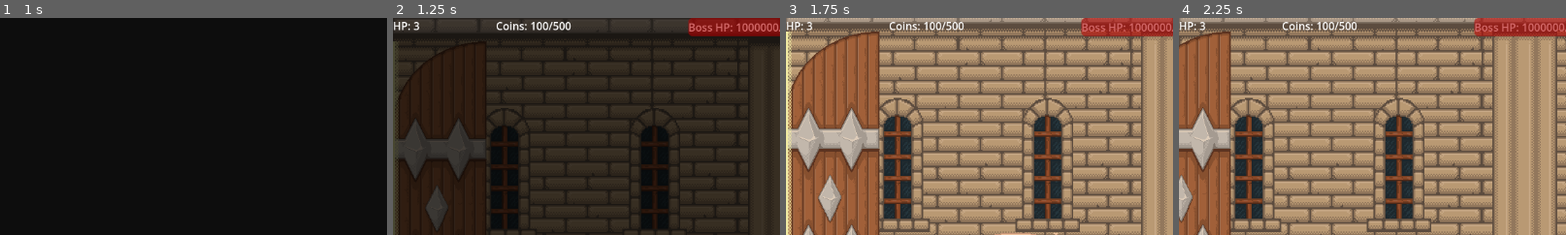
Above: before the commit, frames 1-4 (left to right).
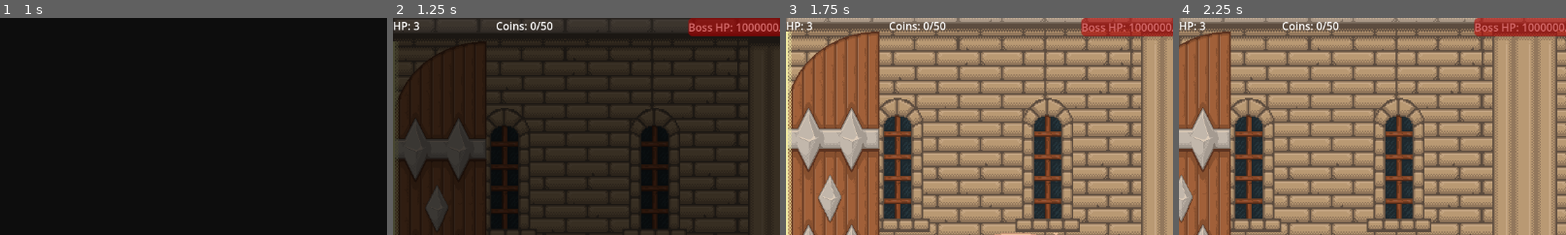
Above: after the commit, the same moments.

Repository: Rabbidking/Game-Develop-Month
Game: Godot game, scene res://Scenes/main.tscn
The game is run twice, just before and just after one commit, with the same random seed, the same clock (stepped at 60 frames per second) and the same inputs.
Inputs:
- Up to frame 1 (1 s): click "Play" at 0.5 s
- Up to frame 2 (1.25 s): no input
- Up to frame 3 (1.75 s): tap Enter (ui_accept) at 1.25 s; hold Right (ui_right) from 1.28 s (still down); tap X (smack) at 1.35 s; tap Space (jump) at 1.52 s
- Up to frame 4 (2.25 s): keep holding Right (ui_right); tap Z (throw_coin) at 2.1 s
The pictures show only the part of the screen within x 0-50%, y 0-50%; the shares and areas given below are measured in that part.

Frame 1 is identical in both runs. In frame 2, 0.3% of the frame differs, in the area x 35-47%, y 1-6%; in frame 3, 0.3%; in frame 4, 0.3%.

Commit message:
Scene edits

Diff:
--- a/Scenes/Characters/Enemies/red_whisker.tscn
+++ b/Scenes/Characters/Enemies/red_whisker.tscn
@@ -120,6 +120,8 @@
 collision_layer = 4
 collision_mask = 8
 script = ExtResource("1_phia7")
+health = 20
+speed = 250
 metadata/_edit_group_ = true
 
 [node name="AnimatedSprite2D" type="AnimatedSprite2D" parent="."]
--- a/Scenes/Levels/cliffs.tscn
+++ b/Scenes/Levels/cliffs.tscn
@@ -58,6 +58,9 @@
 [ext_resource type="PackedScene" uid="uid://cjr20a87uqjrh" path="res://Scenes/Characters/Enemies/chick.tscn" id="55_78fhq"]
 [ext_resource type="PackedScene" uid="uid://bbso357r141vk" path="res://Scenes/Characters/Enemies/dino_brute.tscn" id="56_budqq"]
 [ext_resource type="PackedScene" uid="uid://dkal0vu5er4bo" path="res://Scenes/Characters/Enemies/red_whisker.tscn" id="57_4f17s"]
+[ext_resource type="PackedScene" uid="uid://k1xykyv02jvh" path="res://Scenes/Characters/Enemies/rockpillar.tscn" id="59_d4y3v"]
+[ext_resource type="PackedScene" uid="uid://ey2aogsdwxgm" path="res://Scenes/Characters/Enemies/fly.tscn" id="60_diw66"]
+[ext_resource type="PackedScene" uid="uid://cfelg8ctaafsq" path="res://Scenes/Characters/Enemies/slime.tscn" id="61_4ybgq"]
 
 [sub_resource type="TileSetAtlasSource" id="TileSetAtlasSource_gtwnb"]
 texture = ExtResource("7_8aysi")
@@ -1248,7 +1251,6 @@
 [node name="Music" type="AudioStreamPlayer2D" parent="."]
 stream = ExtResource("49_qioq7")
 autoplay = true
-stream_paused = true
 
 [node name="PlayerSpawn" type="Node2D" parent="."]
 position = Vector2(66, 2626)
@@ -1308,3 +1310,42 @@
 
 [node name="Red Whisker" parent="Enemies" instance=ExtResource("57_4f17s")]
 position = Vector2(3849, 2673)
+
+[node name="Rockpillar" parent="Enemies" instance=ExtResource("59_d4y3v")]
+position = Vector2(7320, 2095)
+
+[node name="Fly" parent="Enemies" instance=ExtResource("60_diw66")]
+position = Vector2(7321, 2676)
+
+[node name="Fly2" parent="Enemies" instance=ExtResource("60_diw66")]
+position = Vector2(8615, 2681)
+
+[node name="Fly3" parent="Enemies" instance=ExtResource("60_diw66")]
+position = Vector2(5463, 1923)
+
+[node name="Red Whisker2" parent="Enemies" instance=ExtResource("57_4f17s")]
+position = Vector2(6900, 1775)
+
+[node name="DinoBrute2" parent="Enemies" instance=ExtResource("56_budqq")]
+position = Vector2(5573, 2289)
+
+[node name="Chick4" parent="Enemies" instance=ExtResource("55_78fhq")]
+position = Vector2(2273, 2449)
+
+[node name="Slime" parent="Enemies" instance=ExtResource("61_4ybgq")]
+position = Vector2(2477, 2459)
+
+[node name="Slime2" parent="Enemies" instance=ExtResource("61_4ybgq")]
+position = Vector2(3761, 2326)
+
+[node name="Slime3" parent="Enemies" instance=ExtResource("61_4ybgq")]
+position = Vector2(5044, 1942)
+
+[node name="Slime4" parent="Enemies" instance=ExtResource("61_4ybgq")]
+position = Vector2(6447, 1546)
+
+[node name="Slime5" parent="Enemies" instance=ExtResource("61_4ybgq")]
+position = Vector2(7249, 1681)
+
+[node name="Slime6" parent="Enemies" instance=ExtResource("61_4ybgq")]
+position = Vector2(7734, 1684)
--- a/Scenes/Levels/plains.tscn
+++ b/Scenes/Levels/plains.tscn
@@ -55,6 +55,10 @@
 [ext_resource type="PackedScene" uid="uid://cb30r1baciypu" path="res://Scenes/UI/UI.tscn" id="53_02lpc"]
 [ext_resource type="PackedScene" uid="uid://dkal0vu5er4bo" path="res://Scenes/Characters/Enemies/red_whisker.tscn" id="54_rc88j"]
 [ext_resource type="PackedScene" uid="uid://cld8nqeluhskp" path="res://Scenes/Objects/level_exit.tscn" id="55_d2bbn"]
+[ext_resource type="PackedScene" uid="uid://cjr20a87uqjrh" path="res://Scenes/Characters/Enemies/chick.tscn" id="56_j7lch"]
+[ext_resource type="PackedScene" uid="uid://ey2aogsdwxgm" path="res://Scenes/Characters/Enemies/fly.tscn" id="57_2qdcw"]
+[ext_resource type="PackedScene" uid="uid://bbso357r141vk" path="res://Scenes/Characters/Enemies/dino_brute.tscn" id="58_r75xa"]
+[ext_resource type="PackedScene" uid="uid://cfelg8ctaafsq" path="res://Scenes/Characters/Enemies/slime.tscn" id="59_cnei2"]
 
 [sub_resource type="TileSetAtlasSource" id="TileSetAtlasSource_gtwnb"]
 texture = ExtResource("2_h2xsu")
@@ -1346,6 +1350,45 @@
 [node name="Red Whisker" parent="Enemies" instance=ExtResource("54_rc88j")]
 position = Vector2(1035, 2679)
 
+[node name="Red Whisker2" parent="Enemies" instance=ExtResource("54_rc88j")]
+position = Vector2(4390, 2671)
+
+[node name="Red Whisker3" parent="Enemies" instance=ExtResource("54_rc88j")]
+position = Vector2(6988, 2671)
+
+[node name="Chick" parent="Enemies" instance=ExtResource("56_j7lch")]
+position = Vector2(3407, 2583)
+
+[node name="Fly" parent="Enemies" instance=ExtResource("57_2qdcw")]
+position = Vector2(4456, 2393)
+
+[node name="Fly2" parent="Enemies" instance=ExtResource("57_2qdcw")]
+position = Vector2(6235, 2312)
+
+[node name="Fly3" parent="Enemies" instance=ExtResource("57_2qdcw")]
+position = Vector2(7256, 2493)
+
+[node name="Fly4" parent="Enemies" instance=ExtResource("57_2qdcw")]
+position = Vector2(7294, 2154)
+
+[node name="DinoBrute" parent="Enemies" instance=ExtResource("58_r75xa")]
+position = Vector2(7934, 2652)
+
+[node name="DinoBrute2" parent="Enemies" instance=ExtResource("58_r75xa")]
+position = Vector2(8774, 2417)
+
+[node name="DinoBrute3" parent="Enemies" instance=ExtResource("58_r75xa")]
+position = Vector2(9391, 2544)
+
+[node name="Slime" parent="Enemies" instance=ExtResource("59_cnei2")]
+position = Vector2(9907, 2580)
+
+[node name="Slime2" parent="Enemies" instance=ExtResource("59_cnei2")]
+position = Vector2(10023, 2579)
+
+[node name="Slime3" parent="Enemies" instance=ExtResource("59_cnei2")]
+position = Vector2(10144, 2581)
+
 [node name="Camera2D" type="Camera2D" parent="."]
 position = Vector2(82, 2612)
 scale = Vector2(2, 2)
--- a/Scenes/Levels/town.tscn
+++ b/Scenes/Levels/town.tscn
@@ -1077,6 +1077,30 @@
 [node name="Coin70" parent="Coins" instance=ExtResource("31_43cw3")]
 position = Vector2(415, 257)
 
+[node name="Coin71" parent="Coins" instance=ExtResource("31_43cw3")]
+position = Vector2(-7166, 1020)
+
+[node name="Coin72" parent="Coins" instance=ExtResource("31_43cw3")]
+position = Vector2(-7112, 1020)
+
+[node name="Coin73" parent="Coins" instance=ExtResource("31_43cw3")]
+position = Vector2(-7053, 1020)
+
+[node name="Coin74" parent="Coins" instance=ExtResource("31_43cw3")]
+position = Vector2(-6999, 1020)
+
+[node name="Coin75" parent="Coins" instance=ExtResource("31_43cw3")]
+position = Vector2(-6943, 1020)
+
+[node name="Coin76" parent="Coins" instance=ExtResource("31_43cw3")]
+position = Vector2(-6889, 1020)
+
+[node name="Coin77" parent="Coins" instance=ExtResource("31_43cw3")]
+position = Vector2(-6833, 1020)
+
+[node name="Coin78" parent="Coins" instance=ExtResource("31_43cw3")]
+position = Vector2(-6779, 1020)
+
 [node name="Coin62" parent="Coins" instance=ExtResource("31_43cw3")]
 position = Vector2(829, -52)
 
--- a/Scripts/Enemies/fly.gd
+++ b/Scripts/Enemies/fly.gd
@@ -16,7 +16,7 @@
 func _ready():
 	if direction == 1:
 		anim.flip_h = true
-	$Floor_Checker.position.x = 20 * direction
+	#$Floor_Checker.position.x = 20 * direction
 
 func _physics_process(_delta):
 	if dead == false:
--- a/Scripts/Enemies/red_whisker.gd
+++ b/Scripts/Enemies/red_whisker.gd
@@ -8,7 +8,7 @@
 @onready var anim = $AnimatedSprite2D
 @onready var colBox = $CollisionShape2D
 @onready var poof = load("res://Scenes/poof.tscn").instantiate()
-@onready var speed = 150
+@export var speed = 150
 # Get the gravity from the project settings to be synced with RigidBody nodes.
 var gravity = ProjectSettings.get_setting("physics/2d/default_gravity")
 var attacking = false
--- a/Scripts/Game.gd
+++ b/Scripts/Game.gd
@@ -2,9 +2,9 @@
 
 var playerHP = 3
 var coin_multipliers = [1]
-var coins = 100
+var coins = 0
 var base_coin_value = 1
-var walletMax = 500
+var walletMax = 50
 
 var boss_max_health = 1000000
 var boss_current_health = 1000000
@@ -41,7 +41,7 @@
 	3: {
 		"Name": "8x Multiplier",
 		"Des": "Octuples the value of all coins! It's almost like free money!",
-		"Cost": 800,
+		"Cost": 1000,
 		"Type": "Multiplier",
 		"BuyOnce": true,
 		"Multiplier Num": 8,
@@ -50,7 +50,7 @@
 	4: {
 		"Name": "10x Multiplier",
 		"Des": "The number of coins you get increases tenfold!",
-		"Cost": 1000,
+		"Cost": 10000,
 		"Type": "Multiplier",
 		"BuyOnce": true,
 		"Multiplier Num": 10,
Not shown: 1 places in Scenes/Levels/cliffs.tscn that only renumber resources
Not shown: 1 places in Scenes/Levels/plains.tscn that only renumber resources
